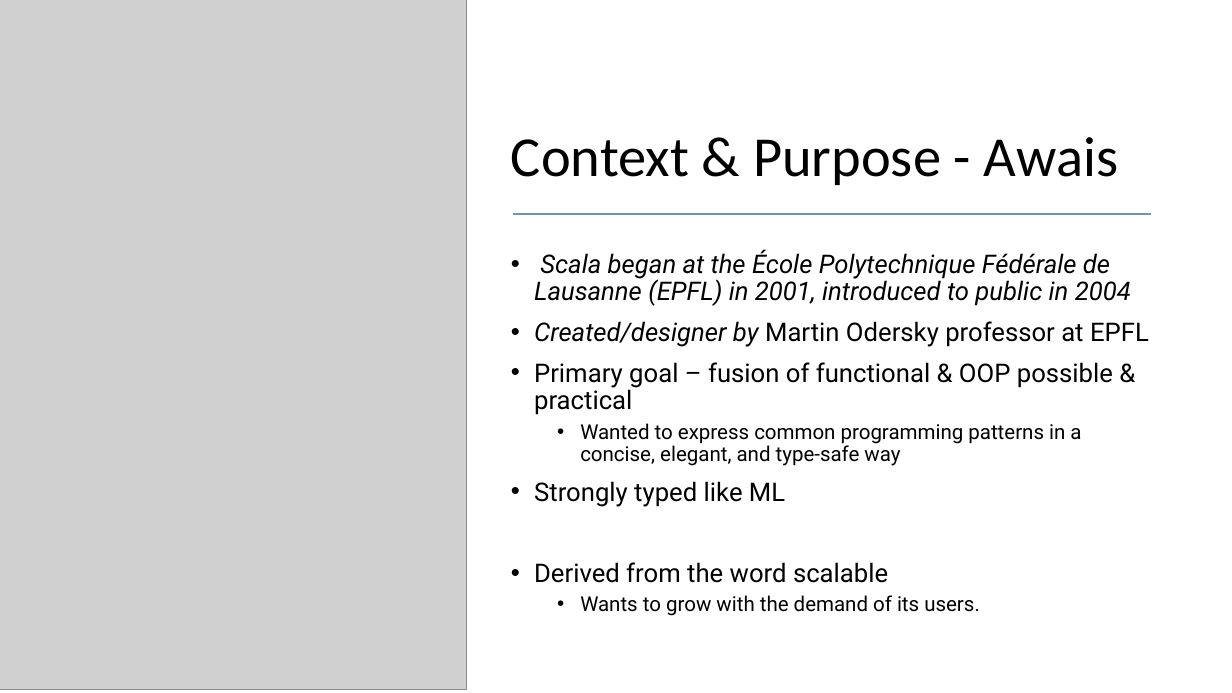
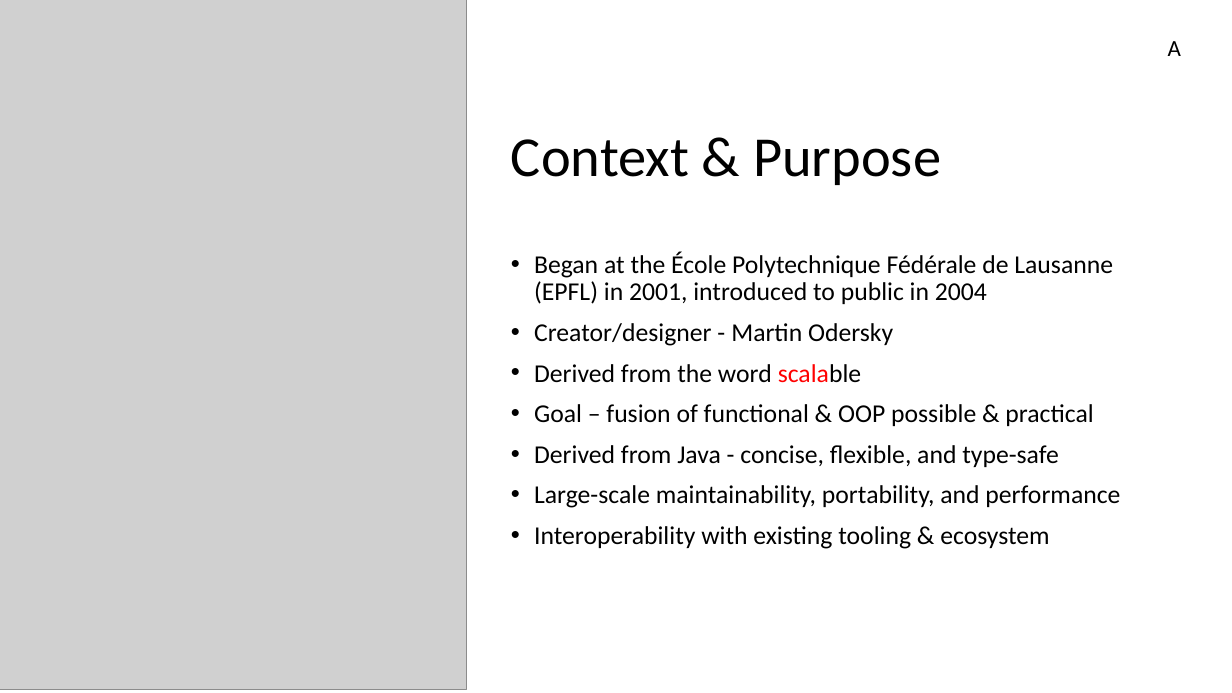
Before and after one commit to anadeem2/IT327ScalaProject, a slide deck: slide 2 of ScalaPresentation.pptx (slide 3 before the commit). Drawn at 1232x693 pixels with LibreOffice and Linux fonts; fonts in the diff are those of the drawing; grey boxes stand for pictures. Boxes give left, top, right and bottom in pixels: in the first picture for what was removed or moved away, otherwise in the second. Text is boxed around its words. In the diff, an @@ line names an element or a change of style, - is before the commit and + after.

```diff
--- a/ScalaPresentation.pptx
+++ b/ScalaPresentation.pptx
@@ text added at <box>1168,41,1181,56</box>, 18 pt, text #000000 @@
+A
@@ title at <box>511,139,941,185</box>: text changed @@
-Context & Purpose - Awais
+Context & Purpose
@@ line removed from (514, 213) to (1152, 213) @@
@@ text at <box>534,252,1113,346</box>: text changed; font Roboto to Calibri @@
-• Scala began at the École Polytechnique Fédérale de Lausanne (EPFL) in 2001, introduced to public in 2004
-• Created/designer by Martin Odersky professor at EPFL
-• Primary goal – fusion of functional & OOP possible & practical
-  • Wanted to express common programming patterns in a concise, elegant, and type-safe way
-• Strongly typed like ML
+• Began at the École Polytechnique Fédérale de Lausanne (EPFL) in 2001, introduced to public in 2004
+• Creator/designer - Martin Odersky
@@ text at <box>534,364,861,383</box>: font Roboto to Calibri in "Derived from the word scalable"; text colour #000000 to #FF0000 in "scalable" @@
@@ text at <box>534,404,1120,549</box>: text changed; size 16 to 20 pt; font Roboto to Calibri @@
-  • Wants to grow with the demand of its users.
+• Goal – fusion of functional & OOP possible & practical
+• Derived from Java - concise, flexible, and type-safe
+• Large-scale maintainability, portability, and performance
+• Interoperability with existing tooling & ecosystem
```
Also in this commit, not shown: 2 other slides changed, 12 slides added, 6 slides removed, 28 other files.
